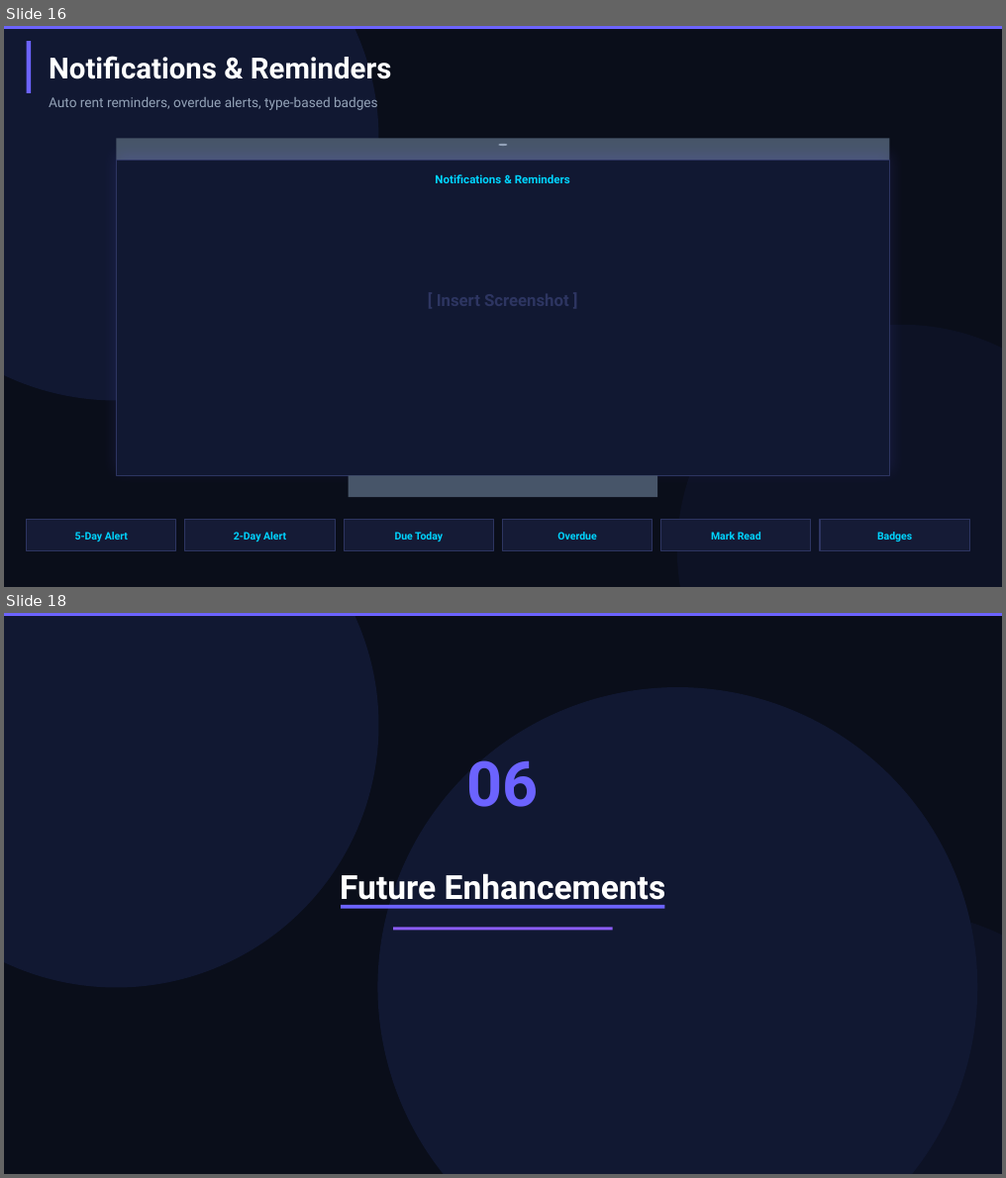
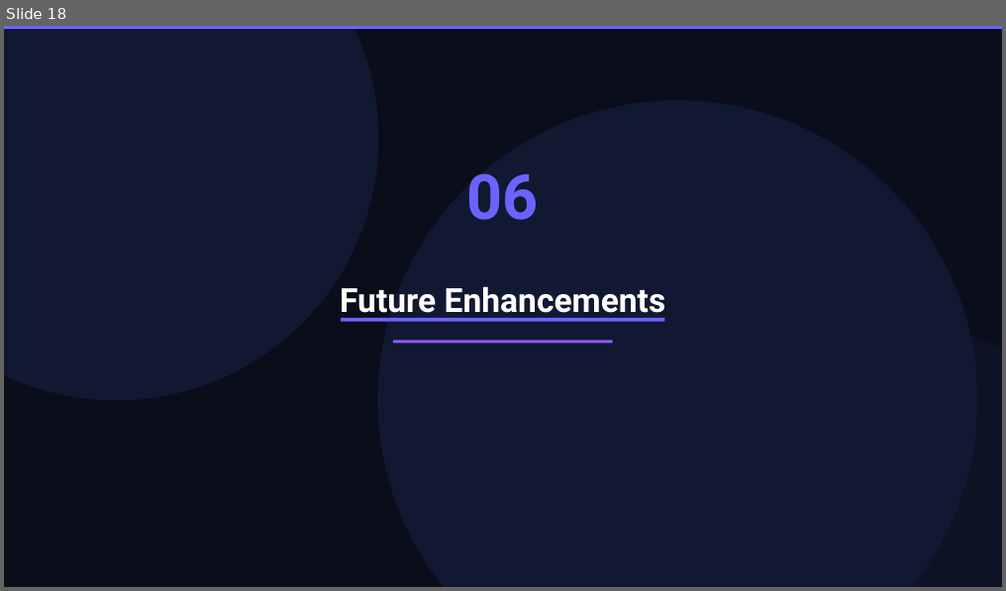
Before and after one commit to mohammadmojahid7894-design/RentEase, a slide deck: tmp_pptx/NEW_PPT.pptx. Shown one above the other, each under a label of ours: slides 16 and 18 before the commit, slide 18 after it; the slides between them are not shown. The pictures are 1006x1178 and 1006x591 pixels, drawn with LibreOffice and Linux fonts; fonts in the diff are those of the drawing. Boxes give left, top, right and bottom in pixels: in the first picture for what was removed or moved away, otherwise in the second. Text is boxed around its words. In the diff, an @@ line names an element or a change of style, - is before the commit and + after.

```diff
--- a/tmp_pptx/NEW_PPT.pptx
+++ b/tmp_pptx/NEW_PPT.pptx
@@ slide 16 removed at (4,26,1002,587), background #FFFFFF @@
@@ rectangle removed at (4,26,1002,587) @@
@@ ellipse removed at (4,26,378,400) @@
@@ rectangle removed at (4,26,1002,29) @@
@@ rectangle removed at (27,41,31,93) @@
@@ text removed at (49,56,392,79) @@
-Notifications & Reminders
@@ text removed at (49,97,378,110) @@
-Auto rent reminders, overdue alerts, type-based badges
@@ rectangle removed at (116,138,890,160) @@
@@ ellipse removed at (499,144,508,146) @@
@@ rectangle removed at (116,160,890,475) @@
@@ text removed at (435,174,570,183) @@
-Notifications & Reminders
@@ ellipse removed at (678,325,1002,587) @@
@@ rectangle removed at (349,475,657,497) @@
@@ rectangle removed at (27,520,176,552) @@
@@ rectangle removed at (185,520,335,552) @@
@@ rectangle removed at (344,520,494,552) @@
@@ rectangle removed at (503,520,652,552) @@
@@ rectangle removed at (661,520,811,552) @@
@@ rectangle removed at (820,520,969,552) @@
@@ text removed at (75,532,128,542) @@
-5-Day Alert
@@ text removed at (234,532,286,542) @@
-2-Day Alert
@@ text removed at (395,532,443,542) @@
-Due Today
@@ text removed at (557,532,596,540) @@
-Overdue
@@ text removed at (711,532,761,540) @@
-Mark Read
@@ text removed at (877,532,912,542) @@
-Badges
```
Also in this commit, not shown: 5 slides changed, 1 slide added, 26 other files.
